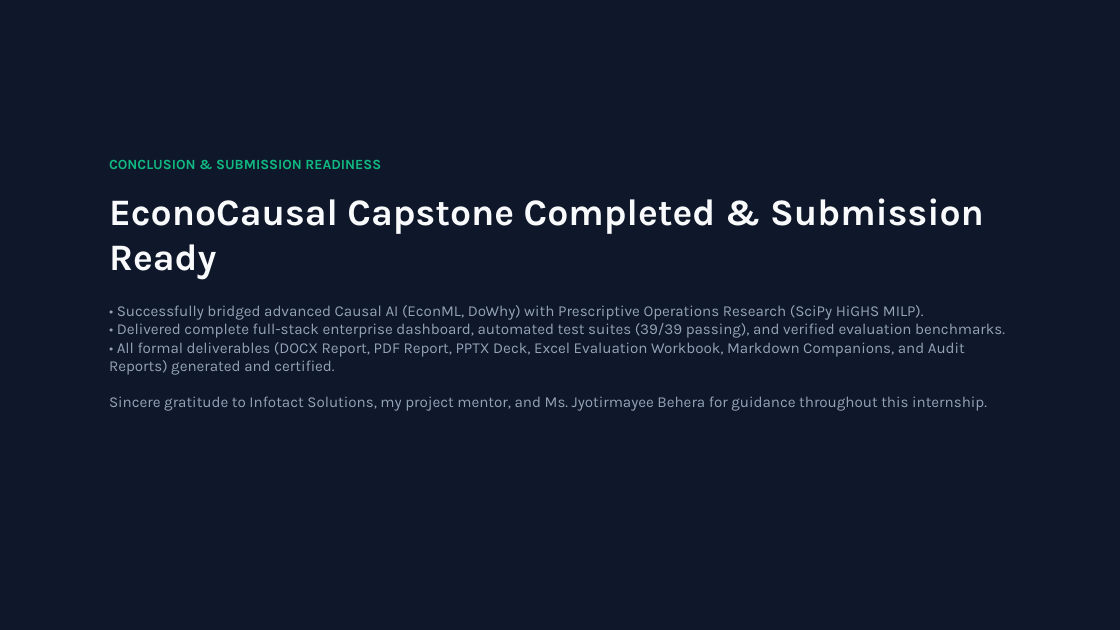
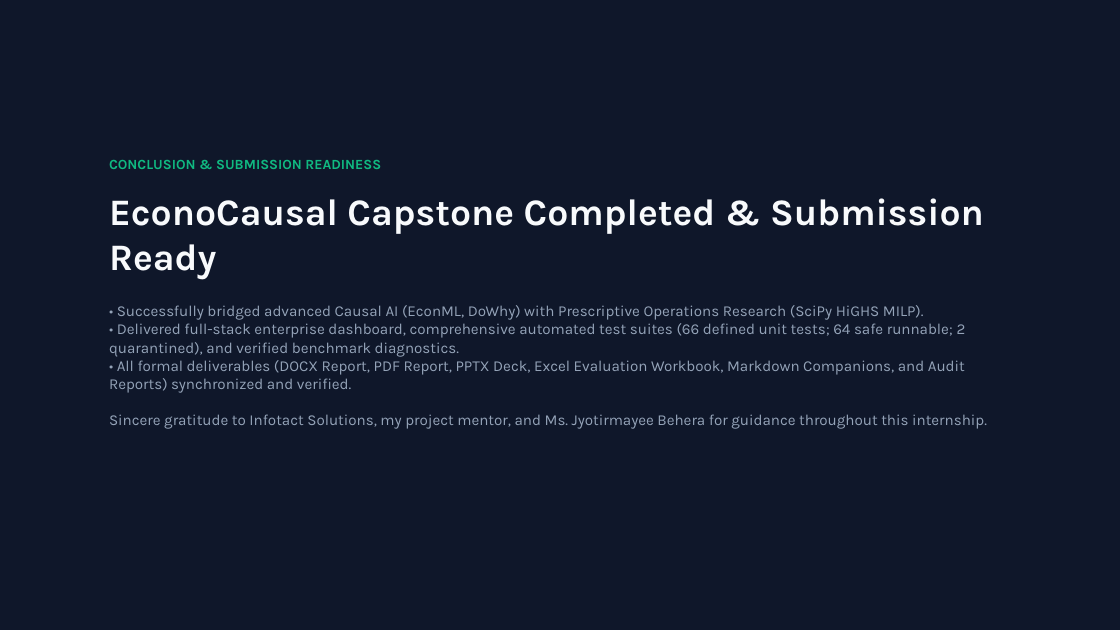
Before and after one commit to Vishal-7d1/EconoCausal, a slide deck: slide 18 of 05_Final_Deliverables/EconoCausal_Final_Presentation.pptx. Drawn at 1120x630 pixels with LibreOffice and Linux fonts; fonts in the diff are those of the drawing. Boxes give left, top, right and bottom in pixels: in the first picture for what was removed or moved away, otherwise in the second. Text is boxed around its words. In the diff, an @@ line names an element or a change of style, - is before the commit and + after.

Commit message:
release: finalize EconoCausal v1.0.0 deliverables and audit trail

```diff
--- a/05_Final_Deliverables/EconoCausal_Final_Presentation.pptx
+++ b/05_Final_Deliverables/EconoCausal_Final_Presentation.pptx
@@ text at bbox=[109, 305, 987, 429]: text changed @@
-• Successfully bridged advanced Causal AI (EconML, DoWhy) with Prescriptive Operations Research (SciPy HiGHS MILP).
-• Delivered complete full-stack enterprise dashboard, automated test suites (39/39 passing), and verified evaluation benchmarks.
-• All formal deliverables (DOCX Report, PDF Report, PPTX Deck, Excel Evaluation Workbook, Markdown Companions, and Audit Reports) generated and certified.
-Sincere gratitude to Infotact Solutions, my project mentor, and Ms. Jyotirmayee Behera for guidance throughout this internship.
+• Successfully bridged advanced Causal AI (EconML, DoWhy) with Prescriptive Operations Research (SciPy HiGHS MILP).
+• Delivered full-stack enterprise dashboard, comprehensive automated test suites (66 defined unit tests; 64 safe runnable; 2 quarantined), and verified benchmark diagnostics.
+• All formal deliverables (DOCX Report, PDF Report, PPTX Deck, Excel Evaluation Workbook, Markdown Companions, and Audit Reports) synchronized and verified.
+Sincere gratitude to Infotact Solutions, my project mentor, and Ms. Jyotirmayee Behera for guidance throughout this internship.
```
Also in this commit, not shown: 3 other slides changed, 14 other files.
